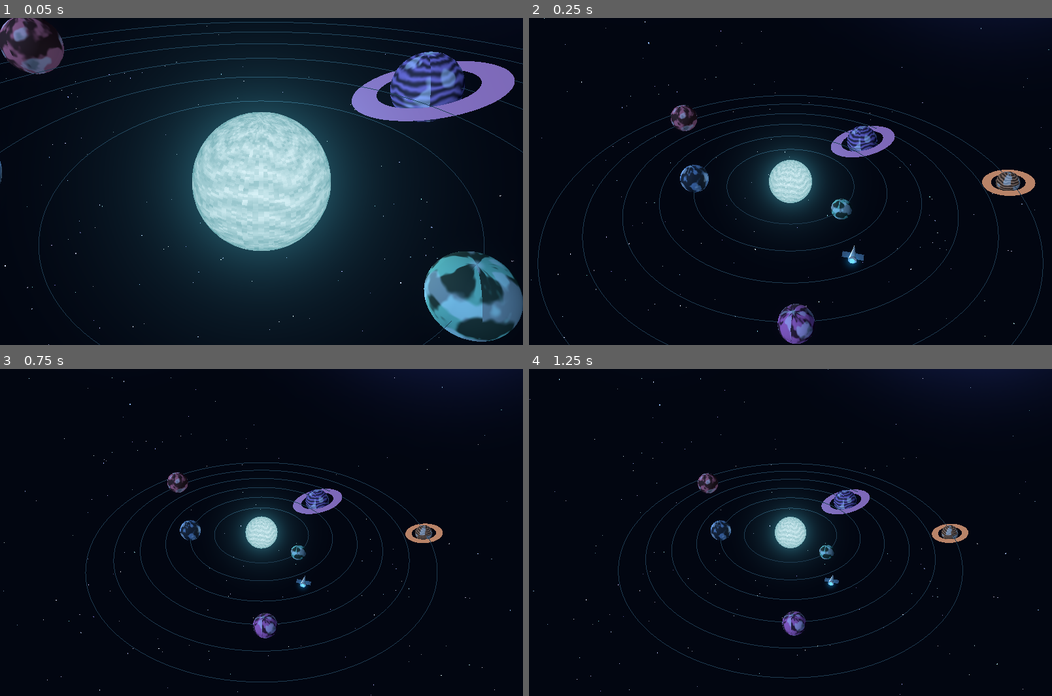
Above: before the commit, frames 1-4 (two rows, left to right).
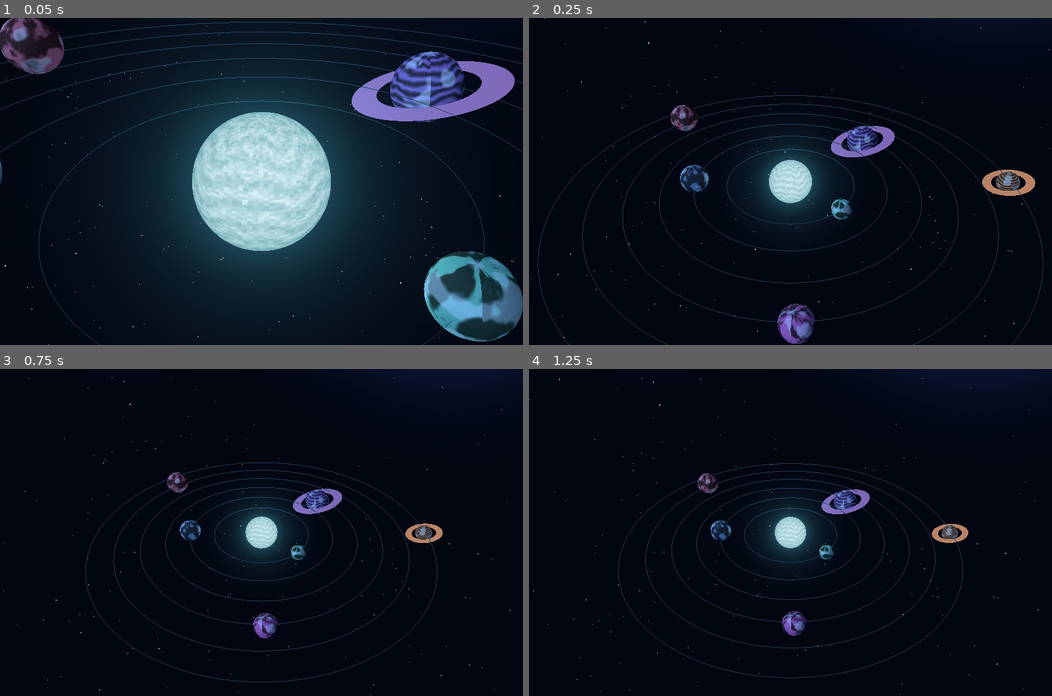
Above: after the commit, the same moments.

Repository: Venomn/math-star-voyage
Game: Godot game, scene res://main.tscn
Two runs of this game, one before a commit and one after it. Both use one fixed random seed, a clock stepped at 60 frames per second and the inputs below.
Inputs (mouse positions are in pixels of both pictures, inside the frame that each line leads up to):
- Up to frame 1 (0.05 s): no input
- Up to frame 2 (0.25 s): no input
- Up to frame 3 (0.75 s): move the mouse to (376, 516) at 0.52 s; hold D from 0.53 s (still down); click (376, 516) at 0.67 s
- Up to frame 4 (1.25 s): keep holding D

Frame 1 is identical in both runs. In frame 2, 0.1% of the frame differs, in the area x 59-65%, y 69-77%; in frame 3, less than 0.1%; in frame 4, less than 0.1%.

Commit message:
feat: build knowledge planet houses with immediate answer rewards

Diff:
--- a/godot/main.gd
+++ b/godot/main.gd
@@ -1,8 +1,6 @@
 extends Node3D
 var camera: Camera3D
 var system: Node3D
-var ship: Node3D
-var engine: MeshInstance3D
 var planets: Array = []
 var labels: Array = []
 var sector := 0
@@ -22,6 +20,7 @@
 var tick := 0.0
 var callback: JavaScriptObject
 var mastered: Array = []
+var buildings: Dictionary = {}
 var colors := [Color("55cedb"),Color("aa98fa"),Color("f3bd73"),Color("87e3b4")]
 var ids := [["count","fraction","signed","power","expr","factor"],["equation","system","ineq","quad","linear","inverse","parabola"],["angle","triangle","pyth","similar","circle"],["stats","prob"]]
 
@@ -41,7 +40,6 @@
 	camera.near = 0.1
 	add_child(camera)
 	make_stars()
-	make_ship()
 	build_system(0)
 	if OS.has_feature("web"):
 		callback = JavaScriptBridge.create_callback(_on_message)
@@ -128,29 +126,6 @@
 		add_child(n)
 		n.position = Vector3(-100+i*30,35+sin(i)*20,-140)
 		halo(n,150,Color(.16,.20,.48,.7))
-
-func make_ship():
-	ship = Node3D.new()
-	add_child(ship)
-	var hull := MeshInstance3D.new()
-	var cone := CylinderMesh.new()
-	cone.top_radius = 0
-	cone.bottom_radius = 0.35
-	cone.height = 1.7
-	hull.mesh = cone
-	hull.material_override = mat(Color("dbe6f1"))
-	hull.rotation.x = -PI/2
-	ship.add_child(hull)
-	var wings := MeshInstance3D.new()
-	var box := BoxMesh.new()
-	box.size = Vector3(1.7,.08,.55)
-	wings.mesh = box
-	wings.material_override = mat(Color("7597b7"))
-	wings.position.z = .35
-	ship.add_child(wings)
-	engine = sphere(.19,mat(Color("74e6ff"),true),ship)
-	engine.position.z = .9
-	halo(engine,2.5,Color(.1,.7,1.,.8))
 
 func build_system(index: int):
 	sector = index
@@ -207,8 +182,10 @@
 		pivot.add_child(beacon)
 		orbit(size_planet*1.3,Color("b9f2a0"),beacon)
 		beacon.visible = mastered.has(ids[index][i])
-		planets.append({"node":planet,"pivot":pivot,"id":ids[index][i],"radius":size_planet,"beacon":beacon})
-	ship.position = Vector3(8,2,11)
+		var city := Node3D.new()
+		pivot.add_child(city)
+		planets.append({"city":city,"city_count":-1,"node":planet,"pivot":pivot,"id":ids[index][i],"radius":size_planet,"beacon":beacon})
+	update_buildings()
 	target = Vector3.ZERO
 	distance = 56.0
 	flying = false
@@ -229,9 +206,6 @@
 					warp(index)
 				else:
 					build_system(index)
-		"fly":
-			flying = not flying
-			emit_web({"type":"mode","flying":flying})
 		"overview":
 			flying = false
 			target = Vector3.ZERO
@@ -241,11 +215,14 @@
 		"focus":
 			for p in planets:
 				if p.id == data.get("id"):
-					target = p.pivot.position
-					distance = 17
+					target = p.pivot.position + Vector3(0,0.8,0)
+					distance = 10
 		"controls":
 			touch_turn = float(data.get("turn",0))
 			touch_thrust = float(data.get("thrust",0))
+		"buildings":
+			buildings = data.get("counts",{})
+			update_buildings()
 		"mastered":
 			mastered = data.get("ids",[])
 			for p in planets:
@@ -262,13 +239,12 @@
 	flying = false
 	emit_web({"type":"warp_started"})
 	var tween := create_tween()
-	tween.tween_property(camera,"fov",100.0,1.0)
-	tween.parallel().tween_property(ship,"position",ship.position+Vector3(0,10,-90),1.8)
+	tween.tween_property(camera,"fov",62.0,0.3)
 	await tween.finished
 	build_system(index)
-	camera.fov = 75
+	camera.fov = 62
 	var settle := create_tween()
-	settle.tween_property(camera,"fov",48.0,1.1)
+	settle.tween_property(camera,"fov",48.0,0.4)
 	await settle.finished
 	warping = false
 	emit_web({"type":"warp_done"})
@@ -295,19 +271,6 @@
 	if not paused:
 		for p in planets:
 			p.node.rotation.y += delta*.045
-		if flying and not warping:
-			var turn := float(Input.is_physical_key_pressed(KEY_D) or Input.is_physical_key_pressed(KEY_RIGHT))-float(Input.is_physical_key_pressed(KEY_A) or Input.is_physical_key_pressed(KEY_LEFT))
-			var thrust := float(Input.is_physical_key_pressed(KEY_W) or Input.is_physical_key_pressed(KEY_UP))-float(Input.is_physical_key_pressed(KEY_S) or Input.is_physical_key_pressed(KEY_DOWN))
-			heading -= (turn+touch_turn)*delta*1.5
-			speed = move_toward(speed,(thrust+touch_thrust)*13,delta*7)
-			ship.position += Vector3(sin(heading),0,-cos(heading))*speed*delta
-			ship.position = ship.position.limit_length(65)
-			ship.rotation.y = -heading
-			target = target.lerp(ship.position,delta*2)
-			distance = lerpf(distance,12,delta*2)
-		else:
-			ship.position.y = 2+sin(elapsed)*.16
-	engine.scale = Vector3(1,1,1+absf(speed)*.15)
 	var offset := Vector3(sin(yaw)*cos(pitch),sin(pitch),cos(yaw)*cos(pitch))*distance
 	camera.position = camera.position.lerp(target+offset,minf(1,delta*5))
 	camera.look_at(target,Vector3.UP)
@@ -317,7 +280,58 @@
 		var pins := []
 		var viewport_size := get_viewport().get_visible_rect().size
 		for p in planets:
-			var point: Vector3 = p.pivot.global_position+Vector3(0,p.radius+0.6,0)
+			var point: Vector3 = p.pivot.global_position+Vector3(0,p.radius+0.6+(minf(float(p.city_count),4.0)+clampf(float(p.city_count)-12.0,0.0,8.0))*0.34,0)
 			var screen := camera.unproject_position(point)
 			pins.append({"id":p.id,"x":screen.x/viewport_size.x,"y":screen.y/viewport_size.y,"visible":not camera.is_position_behind(point)})
 		emit_web({"type":"positions","pins":pins,"speed":roundf(absf(speed)*10),"flying":flying})
+
+func block(size: Vector3, color: Color, parent: Node3D, position_value: Vector3, glow := false) -> MeshInstance3D:
+	var node := MeshInstance3D.new()
+	var shape := BoxMesh.new()
+	shape.size = size
+	node.mesh = shape
+	node.material_override = mat(color,glow)
+	node.position = position_value
+	parent.add_child(node)
+	return node
+
+func update_buildings():
+	for p in planets:
+		var count := clampi(int(buildings.get(p.id,0)),0,36)
+		if p.city_count == count:
+			continue
+		var previous: int = p.city_count
+		p.city_count = count
+		for child in p.city.get_children():
+			p.city.remove_child(child)
+			child.queue_free()
+		for tower in range(3):
+			var floors := clampi(count-tower*4,0,4)+clampi(count-12-tower*8,0,8)
+			if floors <= 0:
+				continue
+			var x: float = [0.0,-0.62,0.62][tower]
+			var z := -0.15 if tower==1 else 0.25
+			var ground := sqrt(maxf(0.1,p.radius*p.radius-x*x-z*z))
+			block(Vector3(0.6,0.08,0.6),Color("729d88"),p.city,Vector3(x,ground,z))
+			for floor_index in range(floors):
+				var unit := Node3D.new()
+				p.city.add_child(unit)
+				unit.position = Vector3(x,ground+0.06+floor_index*0.36,z)
+				var colors_city := [Color("f4deaf"),Color("9cdbce"),Color("eeb0a0")]
+				block(Vector3(0.48,0.34,0.48),colors_city[tower],unit,Vector3(0,0.17,0))
+				for window_x in [-0.12,0.12]:
+					block(Vector3(0.09,0.12,0.018),Color("fff3a3"),unit,Vector3(window_x,0.19,0.249),true)
+				if previous >= 0 and count > previous and (tower*4+floor_index if floor_index<4 else 12+tower*8+floor_index-4) >= previous:
+					unit.scale = Vector3.ONE*0.01
+					create_tween().tween_property(unit,"scale",Vector3.ONE,0.55).set_trans(Tween.TRANS_BACK).set_ease(Tween.EASE_OUT)
+			var roof := MeshInstance3D.new()
+			var cone := CylinderMesh.new()
+			cone.top_radius = 0
+			cone.bottom_radius = 0.43
+			cone.height = 0.3
+			cone.radial_segments = 4
+			roof.mesh = cone
+			roof.material_override = mat(Color("466f8a"))
+			roof.rotation.y = PI/4
+			roof.position = Vector3(x,ground+0.06+floors*0.36+0.13,z)
+			p.city.add_child(roof)
Not shown, changed: dist/voyage/engine.pck
Not shown, added: dist/voyage/world-40fdc39cebe6.pck
